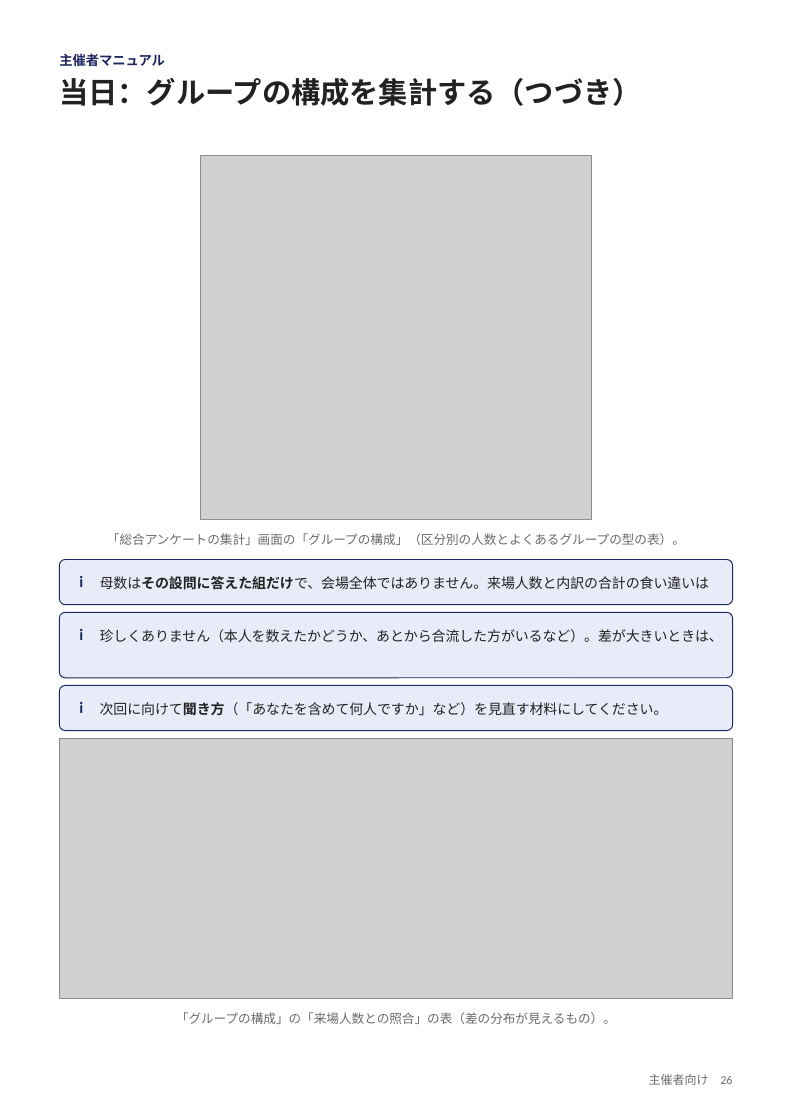
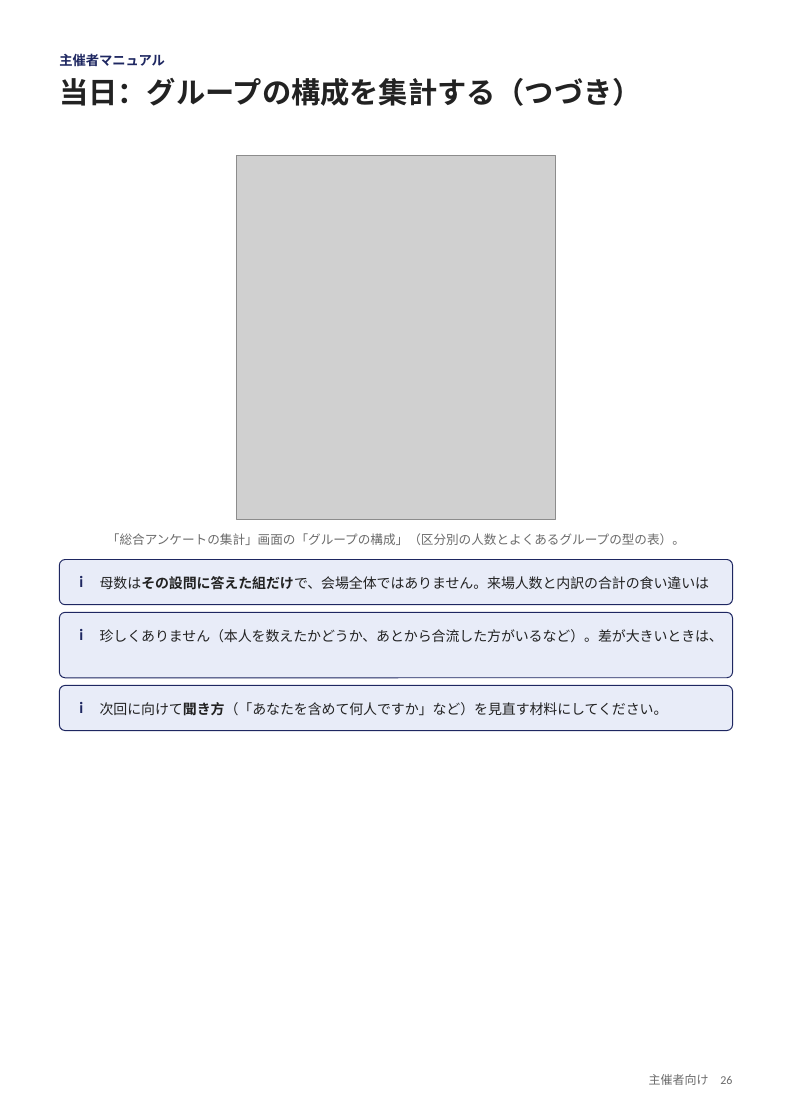
Before and after one commit to nisplus/enque, a slide deck: slide 26 of docs/manual-organizer.pptx. Drawn at 792x1120 pixels with LibreOffice and Linux fonts; fonts in the diff are those of the drawing; grey boxes stand for pictures. Boxes give left, top, right and bottom in pixels: in the first picture for what was removed or moved away, otherwise in the second. Text is boxed around its words. In the diff, an @@ line names an element or a change of style, - is before the commit and + after.

```diff
--- a/docs/manual-organizer.pptx
+++ b/docs/manual-organizer.pptx
@@ picture: place and size @@
-picture at box(201, 155, 592, 519)
+picture at box(237, 155, 556, 519)
@@ picture removed at box(59, 738, 733, 999) @@
@@ text removed at box(176, 1012, 616, 1024) @@
-「グループの構成」の「来場人数との照合」の表（差の分布が見えるもの）。
```
Also in this commit, not shown: 11 other slides changed, 1 slide added, 20 other files.
